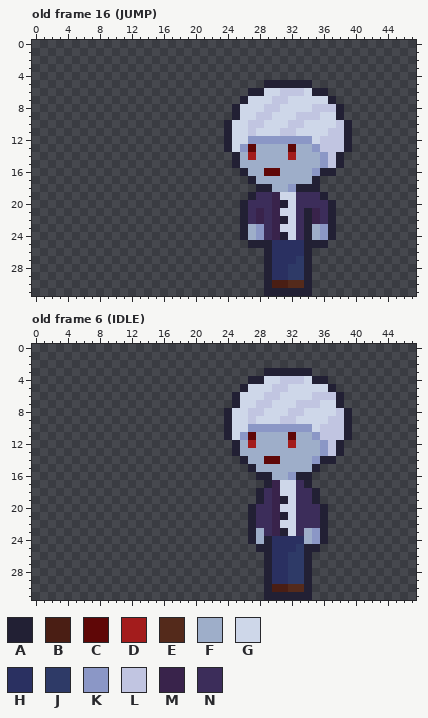
Pixel-art file -- anotherThreat/aseprite/player.aseprite. Above: the version before the commit.
48x32 pixels, 59 frames. Colours within 5 levels of each other are drawn and written as one. Shown: old frame 16 (JUMP), old frame 6 (IDLE). The commit also changed other frames, which this record leaves out.
Visible layers, top first: "attack_effect", "body_effect", "player".
Palette (. is transparent): A #222034  B #4a1e14  C #5f0707  D #a31c1c  E #542a1b  F #9eaec9  G #ced7e9  H #2a3061  J #2e3a67  K #8b97c6  L #c1c5e1  M #39234b  N #3c2d5a
Pixels before, old frame 16 (JUMP), first column x 24:
 5 .....AAAAAA.....
 6 ...AAGGLLLGAA...
 7 ..AGGGLLGGGGGA..
 8 .AGGGLLGGGGLLLA.
 9 .AGGLLGGGLLLGGA.
10 AGGLLGGGLLGGGGLA
11 AGGLGGGLLGGGGLLA
12 AGGKKKKKKKKGLLLA
13 AGKCFFFFCFFKLLLA
14 .AFDFFFFDFFFKLA.
15 .AFFFFFFFFFFKLA.
16 ..AFFCCFFFFKAA..
17 ...AFFFFFFFA....
18 ....AAFFKAAA....
19 ...ANNMGGNNNA...
20 ..ANNNMAGNNNNA..
21 ..ANMNMGGNAMNA..
22 ..ANMNMAGNAMNA..
23 ..AFKNMGGNAFKA..
24 ..AFKNMAGNAFKA..
25 ...AAAHHHHAAA...
26 .....AHHHHA.....
27 .....AHHHJA.....
28 .....AHHJJA.....
29 .....AHHJJA.....
30 .....ABBEEA.....
31 .....AAAAAA.....
Pixels before, old frame 6 (IDLE), first column x 24:
 3 .....AAAAAA.....
 4 ...AAGGLLLGAA...
 5 ..AGGGLLGGGGGA..
 6 .AGGGLLGGGGLLLA.
 7 .AGGLLGGGLLLGGA.
 8 AGGLLGGGLLGGGGLA
 9 AGGLGGGLLGGGGLLA
10 AGGKKKKKKKKGLLLA
11 AGKCFFFFCFFKLLLA
12 .AFDFFFFDFFFKLA.
13 .AFFFFFFFFFFKLA.
14 ..AFFCCFFFFKAA..
15 ...AFFFFFFFA....
16 ....AAFFKAA.....
17 .....AMGGNA.....
18 ....ANMGGNNA....
19 ....ANMAGNNA....
20 ...ANNMGGNNNA...
21 ...ANNMAGNNNA...
22 ...ANNMGGNNNA...
23 ...AFNMAGNFKA...
24 ...AFAHHHHFKA...
25 ....AAHHHJAA....
26 .....AHHJJA.....
27 .....AHHJJA.....
28 .....AHHJJA.....
29 .....AHHJJA.....
30 .....ABBEEA.....
31 .....AAAAAA.....
Once edited:
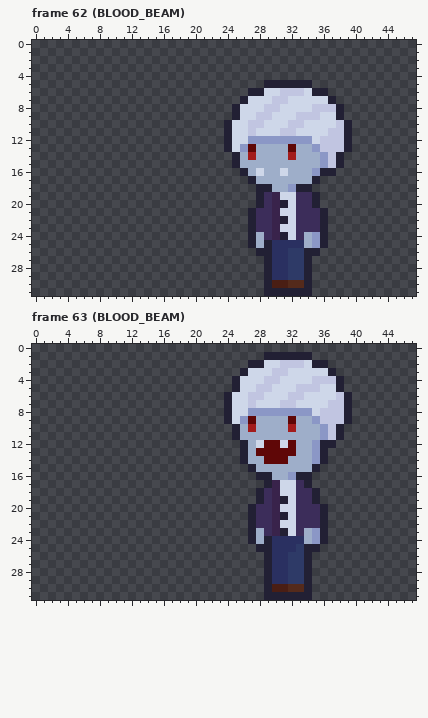
A new or re-ordered frame is compared with the old frame closest to it.
Message: player blood_beam
Edits made:
frames 59 -> 70
Frame 62 (BLOOD_BEAM) is new; against old frame 16 (JUMP), layer "player":
y 16: x 28..31 FCCF -> GFFG
y 18: x 35 A -> .
y 19: x 27..28 AN -> .A; x 35..36 NA -> A.
y 20: x 26..28 ANN -> ..A; x 35..37 NNA -> A..
y 21..22: x 26..28 ANM -> .AN; x 34..37 AMNA -> NNA.
y 23: x 26..28 AFK -> .AN; x 34..37 AFKA -> NNA.
y 24: x 26..28 AFK -> .AF; x 34..37 AFKA -> FKA.
y 25: x 28 A -> F; x 34..35 AA -> FK
y 26: x 28 . -> A; x 32..33 HH -> JJ; x 35 . -> A
y 27: x 32 H -> J
Frame 63 (BLOOD_BEAM) is new; against old frame 6 (IDLE), layer "player":
y 1: x 29..34 ...... -> AAAAAA
y 2: x 27..36 .......... -> AAGGLLLGAA
y 3: x 26..37 ...AAAAAA... -> AGGGLLGGGGGA
y 4: x 25..33 ..AAGGLLL -> AGGGLLGGG; x 35..38 AA.. -> LLLA
y 5: x 25..26 .A -> AG; x 28..31 GGLL -> LLGG; x 33..35 GGG -> LLL; x 37..38 A. -> GA
y 6: x 24..25 .A -> AG; x 27..30 GGLL -> LLGG; x 32..33 GG -> LL; x 35..39 LLLA. -> GGGLA
y 7: x 24..25 .A -> AG; x 27..29 GLL -> LGG; x 31..35 GGLLL -> LLGGG; x 37..39 GA. -> LLA
y 8: x 27..34 LLGGGLLG -> KKKKKKKK; x 36..37 GG -> LL
y 9: x 26..36 GLGGGLLGGGG -> KCFFFFCFFKL
y 10: x 24..36 AGGKKKKKKKKGL -> .AFDFFFFDFFFK; x 38..39 LA -> A.
y 11: x 24..27 AGKC -> .AFF; x 32 C -> F; x 35..36 KL -> FK; x 38..39 LA -> A.
y 12: x 25..32 AFDFFFFD -> .AFGCCGC; x 35..38 FKLA -> KAA.
y 13: x 25..26 AF -> .A; x 28..32 FFFFF -> CCCCC; x 35..38 FKLA -> KA..
y 14: x 31 F -> C; x 37 A -> .
Where, in picture pixels (left, top, right, bottom), the same in both pictures:
changed: (240, 168, 336, 264)
changed: (224, 352, 352, 464)
